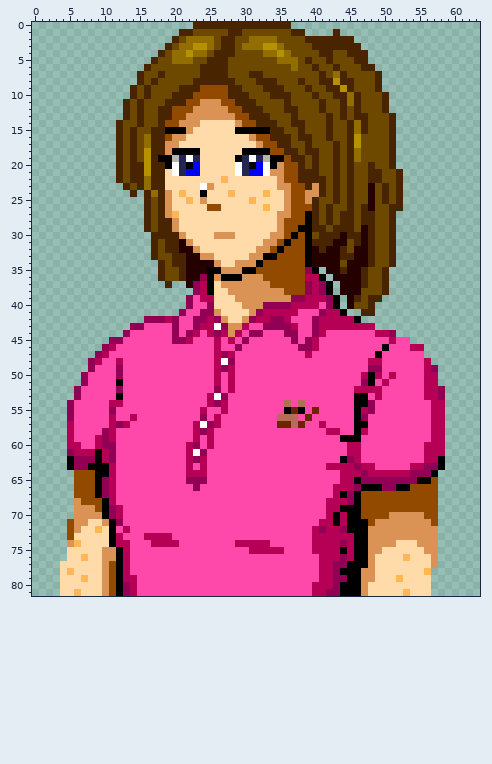
Edited in one commit: pixel-art file (src/testrom/res/_ignore/de_detective3_klein.aseprite). Above: the version before the commit.
64x82 pixels, 1 frame.
After:
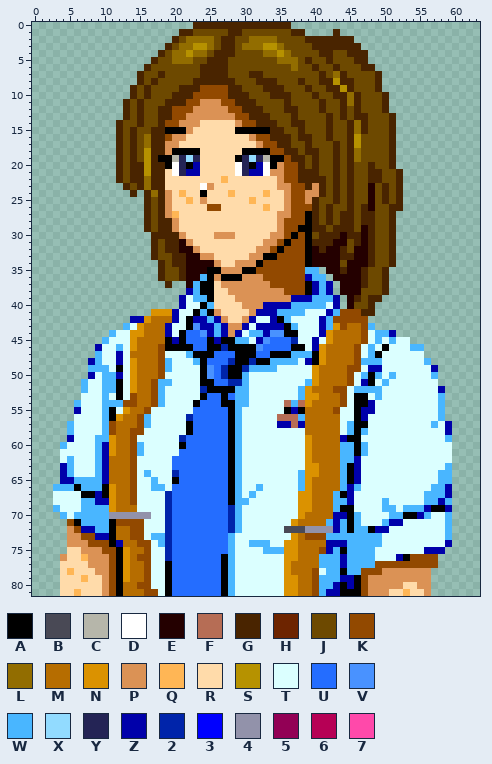
Palette (. is transparent): A #000000  B #494955  C #b6b6aa  D #ffffff  E #240000  F #b66d55  G #492400  H #6d2400  J #6d4900  K #924900  L #926d00  M #b66d00  N #db9200  P #db9255  Q #ffb655  R #ffdbaa  S #b69200  T #dbffff  U #246dff  V #4992ff  W #49b6ff  X #92dbff  Y #242455  Z #0000aa  2 #0024aa  3 #0000ff  4 #9292aa  5 #920055  6 #b60055  7 #ff49aa
Difference:
layer "Lichaam Blouse" now shown
layer "Lichaam Polo" now hidden
layer "Blouse/Polo Roze" now hidden
layer "Blouse/Blouse Wit" now shown
layer "Blouse/Blouse Blauw" now shown
layer "Blouse/Stropdasvouwen blauw" now shown
layer "Blouse/Bretelsvouwen_blouse blauw" now shown
layer "Stropdas" now shown
layer "++Kleding/Logo Rood" now hidden
layer "++Kleding/Logo Blauw" added
layer "Bretels" now shown
y 19: x 22 D -> X; x 31 D -> X
y 20: x 23 3 -> Z; x 32 3 -> Z
y 21: x 22..23 33 -> ZZ; x 31..32 33 -> ZZ
y 35: x 39..40 5A -> WW
y 36: x 24 5 -> W; x 39..41 66A -> ZWW
y 37: x 23..24 56 -> WA; x 39..42 565A -> AZWZ
y 38: x 22..24 .56 -> ZWA; x 39..42 565A -> AZWZ
y 39: x 21..25 .5766 -> ZTWWA; x 37..43 556665A -> ZZZWWWZ
y 40: x 21..25 .5775 -> ZTTAW; x 33..43 5555666675A -> ZZZZWWWWWTZ
y 41: x 17..25 ....57755 -> NNNZTTAWA; x 32..46 566666777566A.. -> ZZZWWWWTTTZWKKK
y 42: x 14..26 ..55565775565 -> ZZNMMMZTAZZWZ; x 31..47 566556777566666A. -> ZTTZAWTTTTZWKKKKK
y 43: x 13..27 .557777577566D5 -> WTNMMMZTTAVZZWZ; x 30..48 6775555677566666666 -> ZTZZZZAWTTTZWNKMMKW
y 44: x 11..27 ..577777757567656 -> WTTNNMMMZTAUUVZWZ; x 29..51 67557775577567777777665 -> ZTWWZVVAATTTZNMMMMKTWWZ
y 45: x 10..53 .5577777775567776767577777757567777777777677 -> WTTTNMMMMAZAUUUAZAAWWTZVUUU2TTZTNMMMMKTWTWTT
y 46: x 9..49 .5677777777777777677577777777556777777777 -> ZTTWTNMMMKAAAAUUAA2AAAAVUUUUAATZNMMMMKTWT; x 51..55 77766 -> TTTWW
y 47: x 9..48 5677777777777777765677777777776777777777 -> WTTZTMMMMKTTTWAAAUUUAAAUUAAAWWWANMMMMKTW; x 50..55 777777 -> TTTTTT
y 48: x 8..56 5677677777777777776D57777777777777777777667777776 -> ZWTTZTNMMMKWTTTWAUUU2AA2AAWWWWTZANMMMMKWWWTTTTTTW
y 49: x 8..57 57775777777777777765677777777777777777775577777765 -> WWWTATNMMMKWTTTTAVU2AA2WWWWTTTTTNMMMMKKTZZTTTTTTTZ
y 50: x 7..47 57777577777777777776767777777777777777776 -> .ZTWWZTNMMMKTTTTTAVU2AAWTTTTTTTTTNMMMMKTW; x 49..57 676777766 -> WTWTTTTTW
y 51: x 7..11 57777 -> WTTWW; x 13..47 77777777777776767777777777777777775 -> TNMMKWWTTTTAAUU22WTTTTTTTTWNMMMMKTZ; x 49..57 767777766 -> TWTTTTTTT
y 52: x 6..58 57777757777777777777576777777777777777776666777777665 -> .WTTWWATNMMKWTTTTT2AAAAWWTTTTTTTWNMMMKKTWWWWTTTTTTTTZ
y 53: x 6..11 577777 -> .TTTWT; x 13..45 7777777777776D5777777777777777777 -> TKMMKWTTTTTAUUAUWWTTTTTTTWNNMMMKT; x 48..58 76777777665 -> TWTTTTTTTTW
y 54: x 5..35 5777776677777777777765677777777 -> .WTTTWWWKKMMKWTTTTAUUUAAWWTTTTT; x 37 7 -> W; x 39..45 7777777 -> NMMMMKT; x 48..58 57777777766 -> ZTTTTTTTTTW
y 55: x 5..35 5777775777777777777677677777777 -> .ZTTTWATNMMKTTTTTTUUUUUAWTTTTTT; x 37 H -> Z; x 39..45 7H77777 -> MMMMKTT; x 47..58 657777777766 -> ZZTTTTTTTTTW
y 56: x 5..34 577777677677777777757677777777 -> .TTTTWANMMKWTTTTT2UUUUUAWTTTTT; x 38..45 7H777777 -> WMMMMMTT; x 47..58 577777777766 -> ZTTTTTTTTTTW
y 57: x 5..36 6777776567777777776D5677777777HH -> WTTTTWKMMMKWTTTTTAUUUUUAWTTTTTZZ; x 38..45 H7767777 -> ZMMMMMTW; x 48..59 77777777766. -> TTTTTTTTTWTZ
y 58: x 5..45 67777567777777777765677777777777777776677 -> WTTTTWKMMKKTTTTTTAUUUUUAWTTTTTTTTTMMMMMTW; x 47..59 677777777766. -> WTTTTTTTTTTTZ
y 59: x 5..44 677765677777777777676777777777777777777A -> ZTTTWWNMMKTTTTTT2UUUUUUAWTTTTTTTTTNMMMMZ; x 47..59 777777777766. -> TTTTTTTTTTTTW
y 60: x 4..59 .667765577777777776576777777777777777777766777777777666. -> WTTTTWZNMMKWTTTTTAUUUUUUAWTTTTTTTTTNMMMMWWAWTTTTTTTTTTTT
y 61: x 4..59 .5666A6577777777776D57777777777777777777766777777777666. -> TTTTTWZNMMKWTTTTTUUUUUUUAWTTTTTTTTTNMMMMWWAWTTTTTTTTTTTT
y 62: x 4..59 .A555A6577777777776567777777777777777777A5677777777766A. -> TWTTTWZMMMKTTTTTUUUUUUUUAWTTTTTTTTTNMMMMWWZTTTTTTTTTTTTT
y 63: x 4..59 .A55AAA67777777777676777777777777777776666566777776655A. -> ZWTTTWZMMMKTTTTTUUUUUUUUAWTTTTTTTTTNNMMMWAZTTTTTTTTTTTTW
y 64: x 4..59 ..KKKAA6777777777766677777777777777777776665666666555A.. -> ZWTTTWZMMMKTWTTT2UUUUUUUAWTTTTTTTTWNNMMMWAZTTTTTTTTTTTWW
y 65: x 4..59 ..KKKA567777777777555777777777777777777766A55555555AAK.. -> ZZWWWWZMMMKTTWTTAUUUUUUUAWTTTTTTTTWNMMMMWAZTTTTTTTTTTTWW
y 66: x 3..59 ...KKKA5677777777777577777777777777777776665AAA55AAKKKK.. -> WWWAWWWANMMKTTWWTUUUUUUUUAWTTWTTTTTWNMMMMWZWTTTTTTTTTTWWZ
y 67: x 3..43 ...KKKA5677777777777777777777777777777776 -> TTTTAAZANMMKTTTT2UUUUUUUUAWTWTTTTTTNNMMMW; x 45..59 5AKKKKKKKKKKK.. -> ZTTTTTTTTTTWWWZ
y 68: x 3..59 ...PKKKA67777777777777777777777777777776665AKKKKKKKKKKK.. -> TTTTWWZZNMMKTTTT2UUUUUUUUAWWTTTTTTTNNMMMWWZTTTTWTTTTTWWZW
y 69: x 3..43 ...PPPKA567777777777777777777777777777766 -> WTTTWWWWNMMMTTTT2UUUUUUUU2WTTTTTTTTNNMMMW; x 46..59 AKKKKKKKKKKK.. -> TTTTWWTWWWZAAZ
y 70: x 4..44 ..PPPPA56777777777777777777777777777776A6 -> WTWWWWW444444TT2UUUUUUUU2WTTTTTTTTNMMMMZZ; x 46..59 AKKKKPPPPPKK.. -> WTTTTWWAAZWTTW
y 71: x 6..10 PPRRP -> AWWWW; x 12..44 5777777777777777777777777777766A6 -> KKKKTTT2UUUUUUUU2WTTTTTTTNMMMMWZW; x 46..59 AAKPPPPPPPPK.. -> WTTTWZZTTTTTTW
y 72: x 5..10 KPRRQR -> PKZZWW; x 12..44 767777777777777777777777777765665 -> MMKKTTT2UUUUUUUU2WTTTTTTBBB4444ZW; x 46..59 AAPPPPPPPPPP.. -> WWAZZTTTTTTTTW
y 73: x 5..10 KRRRRR -> PPKKZZ; x 12..59 6777666677777777777777777777666666AAPPPPPPPPPP.. -> MMKKTWW2UUUUUUUUWTTTTTTTTNMKKKWWWWWWWWTTTTTTTTTW
y 74: x 6..10 QRRRR -> PPKKK; x 12..59 6677766667777777766666777777666656AAPPPPRRRPPP.. -> ZMMKKTW2UUUUUUUUWTTWWWTTNNMMMMZZZWWWWWTTTTTTTTTZ
y 75: x 7..11 RRRPP -> PPPKK; x 13..43 6777777777777777776666677776666 -> NMMKTT2UUUUUUUUWTTTTWWWNNMMMKZW; x 45..58 6AAPPRRRRRRPP. -> WWWWTTTTTTTZZZ
y 76: x 4 . -> P; x 8..9 RR -> PP; x 11 P -> K; x 13..57 677777777777777777777777777766656AAPRRRRQRRRP -> NMKKTT2UUUUUUUAWTTTTTTTNNMMMWWWZWWWWTTTZAKKKK
y 77: x 8..9 RR -> PP; x 13..57 67777777777777777777777777776655AAAPRRRRRRRRP -> NMMKTTAUUUUUUUAWTTTTTTTNMMMMWWWZWWWWKKKKKKKKK
y 78: x 9 R -> P; x 13..43 6777777777777777777777777777665 -> NMMKTTAUUUUUUUAWTTTTTTTNMMMKTWW; x 45..56 AAPPRRRRRRRQ -> WWKKKPPPPPPP
y 79: x 13..45 66777777777777777777777777776655A -> NMMKTTAUUUUUUUAWTTTTTTTNNMMKWWWZZ; x 47 P -> K; x 49..56 RRRQRRRR -> PPPPPPPP
y 80: x 13..43 5677777777777777777777777776665 -> MMKKTTAUUUUUUUAWTTTTTTTNNMMKWWZ; x 45 A -> Z; x 47..52 PRRRRR -> KPPPPP; x 55..56 RR -> PP
y 81: x 13..43 5677777777777777777777777776655 -> MMMKKTAUUUUUUUAWTTTTTTTNNMMKWZZ; x 47..50 PRRR -> KPPP; x 56 R -> P
Changed places in both pictures, as pixel boxes (x1, y1, x2, y2):
changed: (186, 155, 200, 176)
changed: (249, 155, 263, 176)
changed: (53, 267, 452, 596)
